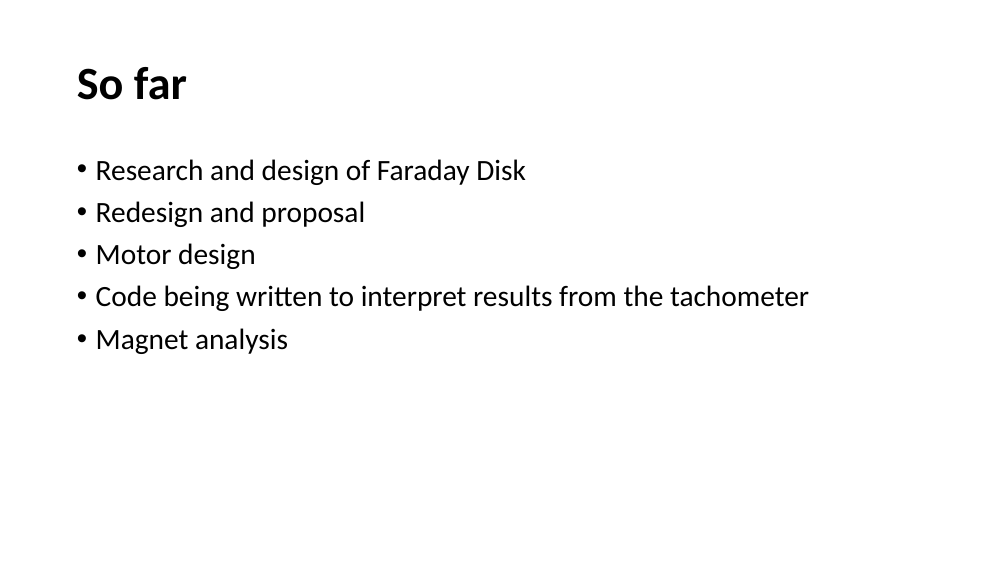
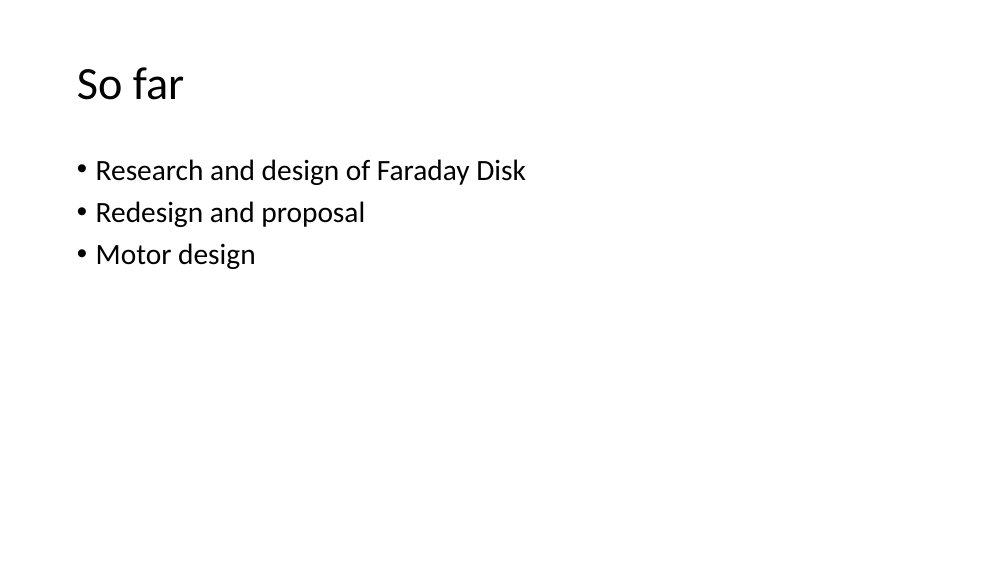
Before and after one commit to CharlotteElle/GyroProject, a slide deck: slide 6 of Project Presentation.pptx (slide 5 before the commit). Drawn at 1008x567 pixels with LibreOffice and Linux fonts; fonts in the diff are those of the drawing. Boxes give left, top, right and bottom in pixels: in the first picture for what was removed or moved away, otherwise in the second. Text is boxed around its words. In the diff, an @@ line names an element or a change of style, - is before the commit and + after.

```diff
--- a/Project Presentation.pptx
+++ b/Project Presentation.pptx
@@ title "So far" at (77, 67, 184, 100): bold off @@
@@ text at (96, 285, 809, 354): paragraphs removed @@
-• Code being written to interpret results from the tachometer
-• Magnet analysis
```
Also in this commit, not shown: 3 other slides changed, 2 slides added, 1 slide removed.
